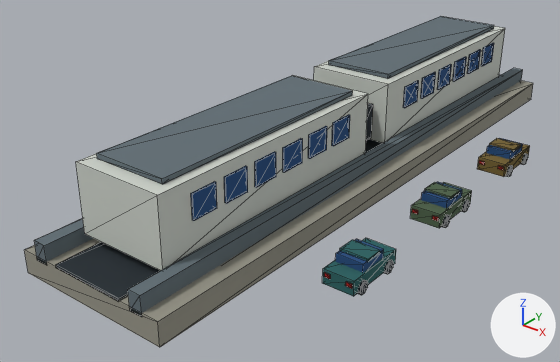
An edit to the glTF model data/models/board/scenery/fluff/maglevtrain4.glb, drawn before and after from the same camera.
Rendered twice from a 50 mm lens placed at (46.0, -68.0, 37.7), pointed at (-2.0, -8.0, 0.5). The axes (+X, +Y, +Z) are drawn at lower right. The lights are the same throughout. The older version comes first. Mesh edges are drawn as thin lines. Where no turn or scale is listed for an object, it has been applied to the vertices. Vertices at exactly the same position are counted once.

Names of what the first picture shows: 'maglevtrain4'.
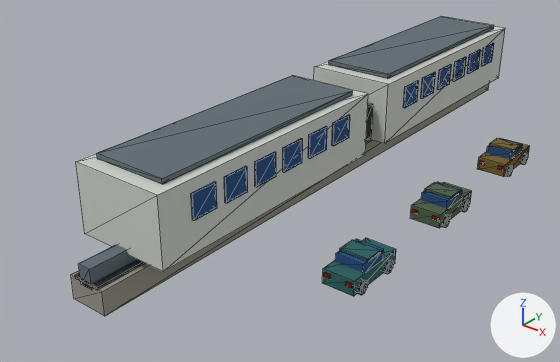
The change, as a diff of the scene's bpy script:
```diff
--- a/data/models/board/scenery/fluff/maglevtrain4.glb.py
+++ b/data/models/board/scenery/fluff/maglevtrain4.glb.py
@@ me_maglevtrain4 @@
 # used by ob_maglevtrain4; location = (0.0, 0.0, 0.0)
-me_maglevtrain4.from_pydata(...)  # 632 vertices, 996 faces; spans x -8.5..16.8, y -36.0..36.0, z 0.0..11.1
+me_maglevtrain4.from_pydata(...)  # 624 vertices, 984 faces; spans x -5.2..16.8, y -36.0..36.0, z 0.0..11.1
+# me_maglevtrain4 part 1: a new loose piece, a box spanning x -2.0..2.0, y -36.0..36.0, z 0.0..2.4, in mat_scenery
+# me_maglevtrain4 part 2: the loose piece of 8 vertices spanning x -6.7..-5.3, y -36.0..36.0, z 2.0..4.0 is moved by (6.0, 0.0, 0.0)
+# me_maglevtrain4 part 3: a new loose piece, a box spanning x -1.4..1.4, y -36.0..36.0, z 2.3..2.6, in mat_scenery
+# me_maglevtrain4 part 4: the loose piece of 8 vertices spanning x -8.5..8.5, y -36.0..36.0, z 0.0..2.4 is deleted
+# me_maglevtrain4 part 5: the loose piece of 8 vertices spanning x 5.3..6.7, y -36.0..36.0, z 2.0..4.0 is deleted
+# me_maglevtrain4 part 6: the loose piece of 8 vertices spanning x -4.0..4.0, y -36.0..36.0, z 2.3..2.6 is deleted
 me_maglevtrain4.materials.append(mat_scenery)
```

What differs and where, as boxes (x1, y1, x2, y2) in the pictures (560 x 362 px; the box of a moved part takes in the faces that stretch with it):
'maglevtrain4', reshaped (10% narrower, 9% shorter)
    before: (24, 16, 533, 347)
    after: (71, 16, 530, 316)
part 1 of me_maglevtrain4, added
    after: (71, 84, 489, 316)
part 2 of me_maglevtrain4, moved or reshaped
    before: (34, 218, 94, 266)
    after: (78, 244, 136, 290)
part 3 of me_maglevtrain4, added
    after: (75, 259, 144, 290)
part 4 of me_maglevtrain4, deleted
    before: (24, 81, 533, 347)
part 5 of me_maglevtrain4, deleted
    before: (128, 68, 523, 317)
part 6 of me_maglevtrain4, deleted
    before: (56, 75, 500, 301)
